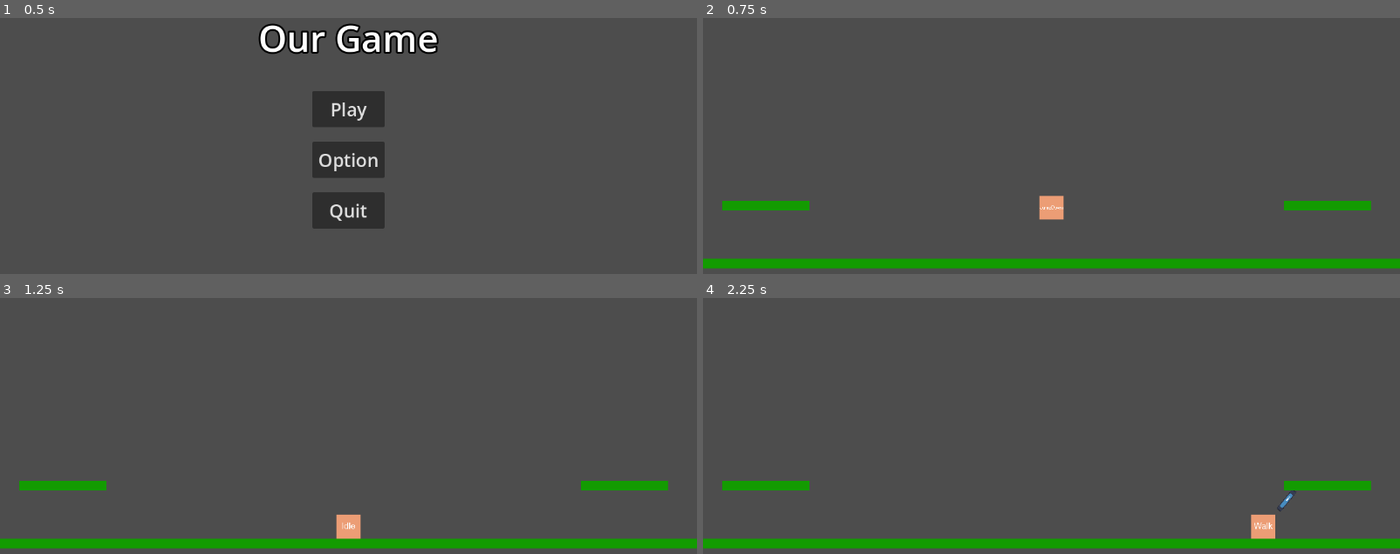
Above: before the commit, frames 1-4 (two rows, left to right).
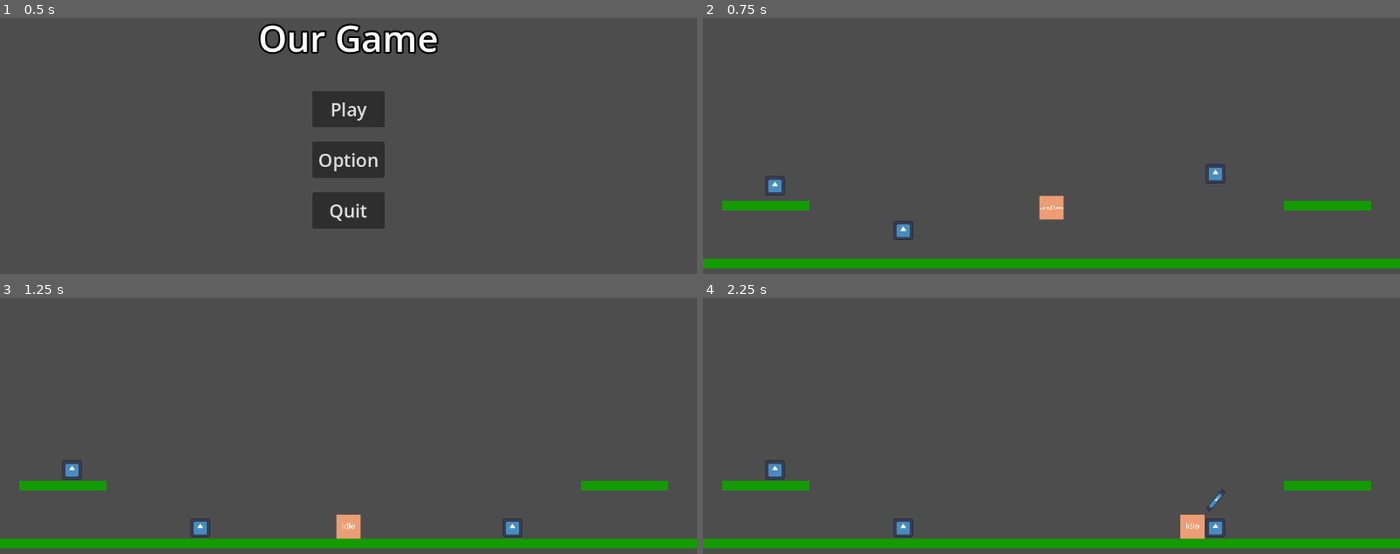
Above: after the commit, the same moments.

Repository: Pix-Hexate/SeniorDesign
Game: Godot game, scene res://Menus/main_menu.tscn
The game is run twice, just before and just after one commit, with the same random seed, the same clock (stepped at 60 frames per second) and the same inputs. The engine's default icon, where the game draws it, is replaced by a stand-in: a white triangle on a blue panel in a dark square.
Inputs:
- Up to frame 1 (0.5 s): no input
- Up to frame 2 (0.75 s): click "Play" at 0.5 s
- Up to frame 3 (1.25 s): no input
- Up to frame 4 (2.25 s): hold V (AbilityFourKey) 1.28-2.03 s; hold Right (RightKey) from 1.28 s (still down); tap Up (UpKey) at 1.52 s; tap Z (AbilityOneKey) at 2.1 s

Frame 1 is identical in both runs. In frame 2, 0.4% of the frame differs, in the area x 8-75%, y 57-87%; in frame 3, 0.4%; in frame 4, 1.2%, in the area x 8-86%, y 63-95%.

Commit message:
Character interactions implemented

Diff:
--- a/senior-design-project/Character/CharacterController.gd
+++ b/senior-design-project/Entities/Character/CharacterController.gd
@@ -129,6 +129,8 @@
 		else:
 			AnimPlayer.play("Idle")
 
+func Got_Hit(Data : AttackData):
+	pass
 
 func BufferTimeout():
 	Buffered_Keys["Action"] = ""
--- a/senior-design-project/Character/CharacterScene.tscn
+++ b/senior-design-project/Entities/Character/CharacterScene.tscn
@@ -1,12 +1,14 @@
-[gd_scene load_steps=21 format=3 uid="uid://c733lubf7hob6"]
+[gd_scene load_steps=24 format=3 uid="uid://c733lubf7hob6"]
 
 [ext_resource type="Texture2D" uid="uid://csvi27tcw3cby" path="res://Resources/1a8f338f04dbdfd00ca5e635bda3efb8.png" id="1_qjvi7"]
-[ext_resource type="Script" path="res://Character/CharacterController.gd" id="1_yuedg"]
+[ext_resource type="Script" path="res://Entities/Character/CharacterController.gd" id="1_yuedg"]
 [ext_resource type="Texture2D" uid="uid://barviako6rc2" path="res://Resources/51f54192b09a96adcef5c88b05291e3a.png" id="2_ry1r5"]
 [ext_resource type="Texture2D" uid="uid://duoc8hk2log74" path="res://Resources/426a4b00b1d7ed2e267075742607eca8.png" id="3_smh2d"]
 [ext_resource type="Texture2D" uid="uid://crtdmtp7cnfx4" path="res://Resources/be147c96e6af5bc6a26cce80fa77897a.png" id="4_kosgy"]
 [ext_resource type="Texture2D" uid="uid://xsuvw8sqeiwt" path="res://Resources/0136d8f41eb50046f29b5b808c2ee87b.png" id="6_ab2pw"]
 [ext_resource type="Texture2D" uid="uid://rmss06pcfjen" path="res://icon.svg" id="7_ifrtx"]
+[ext_resource type="PackedScene" uid="uid://cu77iqu4ph4v5" path="res://Entities/Shared Resources/Hitbox.tscn" id="7_oqpet"]
+[ext_resource type="PackedScene" uid="uid://c1vt3jqxeo5ln" path="res://Entities/Shared Resources/Hurtbox.tscn" id="9_18ojk"]
 
 [sub_resource type="SpriteFrames" id="SpriteFrames_vrm1s"]
 animations = [{
@@ -54,176 +56,8 @@
 [sub_resource type="RectangleShape2D" id="RectangleShape2D_f0dll"]
 size = Vector2(40, 40)
 
-[sub_resource type="Animation" id="Animation_yeifv"]
-resource_name = "Walk"
-length = 0.001
-loop_mode = 1
-tracks/0/type = "value"
-tracks/0/imported = false
-tracks/0/enabled = true
-tracks/0/path = NodePath("AnimatedSprite2D:animation")
-tracks/0/interp = 1
-tracks/0/loop_wrap = true
-tracks/0/keys = {
-"times": PackedFloat32Array(0),
-"transitions": PackedFloat32Array(1),
-"update": 1,
-"values": [&"walk"]
-}
-
-[sub_resource type="Animation" id="Animation_hsad6"]
-resource_name = "JumpDown"
-length = 0.001
-loop_mode = 1
-tracks/0/type = "value"
-tracks/0/imported = false
-tracks/0/enabled = true
-tracks/0/path = NodePath("AnimatedSprite2D:animation")
-tracks/0/interp = 1
-tracks/0/loop_wrap = true
-tracks/0/keys = {
-"times": PackedFloat32Array(0),
-"transitions": PackedFloat32Array(1),
-"update": 1,
-"values": [&"jumpdown"]
-}
-
-[sub_resource type="Animation" id="Animation_8aovu"]
-resource_name = "JumpUp"
-length = 0.001
-loop_mode = 1
-tracks/0/type = "value"
-tracks/0/imported = false
-tracks/0/enabled = true
-tracks/0/path = NodePath("AnimatedSprite2D:animation")
-tracks/0/interp = 1
-tracks/0/loop_wrap = true
-tracks/0/keys = {
-"times": PackedFloat32Array(0),
-"transitions": PackedFloat32Array(1),
-"update": 1,
-"values": [&"jumpup"]
-}
-
-[sub_resource type="Animation" id="Animation_ghd6p"]
-resource_name = "Idle"
-length = 0.001
-loop_mode = 1
-tracks/0/type = "value"
-tracks/0/imported = false
-tracks/0/enabled = true
-tracks/0/path = NodePath("AnimatedSprite2D:animation")
-tracks/0/interp = 1
-tracks/0/loop_wrap = true
-tracks/0/keys = {
-"times": PackedFloat32Array(0),
-"transitions": PackedFloat32Array(1),
-"update": 1,
-"values": [&"idle"]
-}
-
-[sub_resource type="Animation" id="Animation_v1qt8"]
-length = 0.001
-tracks/0/type = "value"
-tracks/0/imported = false
-tracks/0/enabled = true
-tracks/0/path = NodePath("AnimatedSprite2D:animation")
-tracks/0/interp = 1
-tracks/0/loop_wrap = true
-tracks/0/keys = {
-"times": PackedFloat32Array(0),
-"transitions": PackedFloat32Array(1),
-"update": 1,
-"values": [&"walk"]
-}
-tracks/1/type = "value"
-tracks/1/imported = false
-tracks/1/enabled = true
-tracks/1/path = NodePath("Flipper/Sprite2D:position")
-tracks/1/interp = 1
-tracks/1/loop_wrap = true
-tracks/1/keys = {
-"times": PackedFloat32Array(0),
-"transitions": PackedFloat32Array(1),
-"update": 0,
-"values": [Vector2(64, -1)]
-}
-tracks/2/type = "value"
-tracks/2/imported = false
-tracks/2/enabled = true
-tracks/2/path = NodePath("Flipper/Sprite2D:rotation")
-tracks/2/interp = 1
-tracks/2/loop_wrap = true
-tracks/2/keys = {
-"times": PackedFloat32Array(0),
-"transitions": PackedFloat32Array(1),
-"update": 0,
-"values": [1.57079]
-}
-tracks/3/type = "value"
-tracks/3/imported = false
-tracks/3/enabled = true
-tracks/3/path = NodePath("Flipper/Sprite2D:visible")
-tracks/3/interp = 1
-tracks/3/loop_wrap = true
-tracks/3/keys = {
-"times": PackedFloat32Array(0),
-"transitions": PackedFloat32Array(1),
-"update": 1,
-"values": [false]
-}
-tracks/4/type = "value"
-tracks/4/imported = false
-tracks/4/enabled = true
-tracks/4/path = NodePath(".:Playing_Action")
-tracks/4/interp = 1
-tracks/4/loop_wrap = true
-tracks/4/keys = {
-"times": PackedFloat32Array(0),
-"transitions": PackedFloat32Array(1),
-"update": 1,
-"values": [false]
-}
-
-[sub_resource type="Animation" id="Animation_6oe56"]
-resource_name = "AbilityTwo"
-length = 0.3
-tracks/0/type = "value"
-tracks/0/imported = false
-tracks/0/enabled = true
-tracks/0/path = NodePath("Flipper/Sprite2D:visible")
-tracks/0/interp = 1
-tracks/0/loop_wrap = true
-tracks/0/keys = {
-"times": PackedFloat32Array(0, 0.3),
-"transitions": PackedFloat32Array(1, 1),
-"update": 1,
-"values": [true, false]
-}
-tracks/1/type = "value"
-tracks/1/imported = false
-tracks/1/enabled = true
-tracks/1/path = NodePath("Flipper/Sprite2D:position")
-tracks/1/interp = 1
-tracks/1/loop_wrap = true
-tracks/1/keys = {
-"times": PackedFloat32Array(0, 0.2),
-"transitions": PackedFloat32Array(1, 1),
-"update": 0,
-"values": [Vector2(42, -2), Vector2(149, 0)]
-}
-tracks/2/type = "value"
-tracks/2/imported = false
-tracks/2/enabled = true
-tracks/2/path = NodePath(".:Playing_Action")
-tracks/2/interp = 1
-tracks/2/loop_wrap = true
-tracks/2/keys = {
-"times": PackedFloat32Array(0, 0.3),
-"transitions": PackedFloat32Array(1, 1),
-"update": 1,
-"values": [true, false]
-}
+[sub_resource type="RectangleShape2D" id="RectangleShape2D_if6il"]
+size = Vector2(39, 40)
 
 [sub_resource type="Animation" id="Animation_xjhsj"]
 resource_name = "AbilityFour"
@@ -279,9 +113,216 @@
 "update": 1,
 "values": [true, false]
 }
+tracks/4/type = "value"
+tracks/4/imported = false
+tracks/4/enabled = true
+tracks/4/path = NodePath("Flipper/Sprite2D/Hurtbox:monitoring")
+tracks/4/interp = 1
+tracks/4/loop_wrap = true
+tracks/4/keys = {
+"times": PackedFloat32Array(0, 0.2975),
+"transitions": PackedFloat32Array(1, 1),
+"update": 1,
+"values": [true, false]
+}
 
 [sub_resource type="Animation" id="Animation_f0yia"]
 resource_name = "AbilityThree"
+
+[sub_resource type="Animation" id="Animation_6oe56"]
+resource_name = "AbilityTwo"
+length = 0.3
+tracks/0/type = "value"
+tracks/0/imported = false
+tracks/0/enabled = true
+tracks/0/path = NodePath("Flipper/Sprite2D:visible")
+tracks/0/interp = 1
+tracks/0/loop_wrap = true
+tracks/0/keys = {
+"times": PackedFloat32Array(0, 0.3),
+"transitions": PackedFloat32Array(1, 1),
+"update": 1,
+"values": [true, false]
+}
+tracks/1/type = "value"
+tracks/1/imported = false
+tracks/1/enabled = true
+tracks/1/path = NodePath("Flipper/Sprite2D:position")
+tracks/1/interp = 1
+tracks/1/loop_wrap = true
+tracks/1/keys = {
+"times": PackedFloat32Array(0, 0.2),
+"transitions": PackedFloat32Array(1, 1),
+"update": 0,
+"values": [Vector2(42, -2), Vector2(149, 0)]
+}
+tracks/2/type = "value"
+tracks/2/imported = false
+tracks/2/enabled = true
+tracks/2/path = NodePath(".:Playing_Action")
+tracks/2/interp = 1
+tracks/2/loop_wrap = true
+tracks/2/keys = {
+"times": PackedFloat32Array(0, 0.3),
+"transitions": PackedFloat32Array(1, 1),
+"update": 1,
+"values": [true, false]
+}
+tracks/3/type = "value"
+tracks/3/imported = false
+tracks/3/enabled = true
+tracks/3/path = NodePath("Flipper/Sprite2D/Hurtbox:monitoring")
+tracks/3/interp = 1
+tracks/3/loop_wrap = true
+tracks/3/keys = {
+"times": PackedFloat32Array(0, 0.3),
+"transitions": PackedFloat32Array(1, 1),
+"update": 1,
+"values": [true, false]
+}
+
+[sub_resource type="Animation" id="Animation_ghd6p"]
+resource_name = "Idle"
+length = 0.001
+loop_mode = 1
+tracks/0/type = "value"
+tracks/0/imported = false
+tracks/0/enabled = true
+tracks/0/path = NodePath("AnimatedSprite2D:animation")
+tracks/0/interp = 1
+tracks/0/loop_wrap = true
+tracks/0/keys = {
+"times": PackedFloat32Array(0),
+"transitions": PackedFloat32Array(1),
+"update": 1,
+"values": [&"idle"]
+}
+
+[sub_resource type="Animation" id="Animation_hsad6"]
+resource_name = "JumpDown"
+length = 0.001
+loop_mode = 1
+tracks/0/type = "value"
+tracks/0/imported = false
+tracks/0/enabled = true
+tracks/0/path = NodePath("AnimatedSprite2D:animation")
+tracks/0/interp = 1
+tracks/0/loop_wrap = true
+tracks/0/keys = {
+"times": PackedFloat32Array(0),
+"transitions": PackedFloat32Array(1),
+"update": 1,
+"values": [&"jumpdown"]
+}
+
+[sub_resource type="Animation" id="Animation_8aovu"]
+resource_name = "JumpUp"
+length = 0.001
+loop_mode = 1
+tracks/0/type = "value"
+tracks/0/imported = false
+tracks/0/enabled = true
+tracks/0/path = NodePath("AnimatedSprite2D:animation")
+tracks/0/interp = 1
+tracks/0/loop_wrap = true
+tracks/0/keys = {
+"times": PackedFloat32Array(0),
+"transitions": PackedFloat32Array(1),
+"update": 1,
+"values": [&"jumpup"]
+}
+
+[sub_resource type="Animation" id="Animation_v1qt8"]
+length = 0.001
+tracks/0/type = "value"
+tracks/0/imported = false
+tracks/0/enabled = true
+tracks/0/path = NodePath("AnimatedSprite2D:animation")
+tracks/0/interp = 1
+tracks/0/loop_wrap = true
+tracks/0/keys = {
+"times": PackedFloat32Array(0),
+"transitions": PackedFloat32Array(1),
+"update": 1,
+"values": [&"walk"]
+}
+tracks/1/type = "value"
+tracks/1/imported = false
+tracks/1/enabled = true
+tracks/1/path = NodePath("Flipper/Sprite2D:position")
+tracks/1/interp = 1
+tracks/1/loop_wrap = true
+tracks/1/keys = {
+"times": PackedFloat32Array(0),
+"transitions": PackedFloat32Array(1),
+"update": 0,
+"values": [Vector2(64, -1)]
+}
+tracks/2/type = "value"
+tracks/2/imported = false
+tracks/2/enabled = true
+tracks/2/path = NodePath("Flipper/Sprite2D:rotation")
+tracks/2/interp = 1
+tracks/2/loop_wrap = true
+tracks/2/keys = {
+"times": PackedFloat32Array(0),
+"transitions": PackedFloat32Array(1),
+"update": 0,
+"values": [1.57079]
+}
+tracks/3/type = "value"
+tracks/3/imported = false
+tracks/3/enabled = true
+tracks/3/path = NodePath("Flipper/Sprite2D:visible")
+tracks/3/interp = 1
+tracks/3/loop_wrap = true
+tracks/3/keys = {
+"times": PackedFloat32Array(0),
+"transitions": PackedFloat32Array(1),
+"update": 1,
+"values": [false]
+}
+tracks/4/type = "value"
+tracks/4/imported = false
+tracks/4/enabled = true
+tracks/4/path = NodePath(".:Playing_Action")
+tracks/4/interp = 1
+tracks/4/loop_wrap = true
+tracks/4/keys = {
+"times": PackedFloat32Array(0),
+"transitions": PackedFloat32Array(1),
+"update": 1,
+"values": [false]
+}
+tracks/5/type = "value"
+tracks/5/imported = false
+tracks/5/enabled = true
+tracks/5/path = NodePath("Flipper/Sprite2D/Hurtbox:monitoring")
+tracks/5/interp = 1
+tracks/5/loop_wrap = true
+tracks/5/keys = {
+"times": PackedFloat32Array(0),
+"transitions": PackedFloat32Array(1),
+"update": 1,
+"values": [false]
+}
+
+[sub_resource type="Animation" id="Animation_yeifv"]
+resource_name = "Walk"
+length = 0.001
+loop_mode = 1
+tracks/0/type = "value"
+tracks/0/imported = false
+tracks/0/enabled = true
+tracks/0/path = NodePath("AnimatedSprite2D:animation")
+tracks/0/interp = 1
+tracks/0/loop_wrap = true
+tracks/0/keys = {
+"times": PackedFloat32Array(0),
+"transitions": PackedFloat32Array(1),
+"update": 1,
+"values": [&"walk"]
+}
 
 [sub_resource type="AnimationLibrary" id="AnimationLibrary_xxl1o"]
 _data = {
@@ -308,9 +349,15 @@
 sprite_frames = SubResource("SpriteFrames_vrm1s")
 animation = &"walk"
 
-[node name="CollisionShape2D" type="CollisionShape2D" parent="."]
+[node name="Collision (Terrain)" type="CollisionShape2D" parent="."]
 visible = false
 shape = SubResource("RectangleShape2D_f0dll")
+
+[node name="Hitbox" parent="." instance=ExtResource("7_oqpet")]
+
+[node name="CollisionShape2D" type="CollisionShape2D" parent="Hitbox"]
+position = Vector2(-0.5, 0)
+shape = SubResource("RectangleShape2D_if6il")
 
 [node name="AnimationPlayer" type="AnimationPlayer" parent="."]
 libraries = {
@@ -329,12 +376,12 @@
 scale = Vector2(0.0703125, 0.328125)
 texture = ExtResource("7_ifrtx")
 
-[node name="Hitbox" type="Area2D" parent="Flipper/Sprite2D"]
-position = Vector2(5.43594e-05, 15.2381)
+[node name="Hurtbox" parent="Flipper/Sprite2D" instance=ExtResource("9_18ojk")]
+monitoring = false
+
+[node name="CollisionShape2D" type="CollisionShape2D" parent="Flipper/Sprite2D/Hurtbox"]
+position = Vector2(-1.90735e-06, 1.64102)
 scale = Vector2(14.2222, 3.04762)
-
-[node name="CollisionShape2D" type="CollisionShape2D" parent="Flipper/Sprite2D/Hitbox"]
-position = Vector2(-3.88175e-06, -4.46154)
 shape = SubResource("CapsuleShape2D_sb3t2")
 metadata/_edit_lock_ = true
 
--- /dev/null
+++ b/senior-design-project/Entities/Enemy/Base/EnemyBase.tscn
@@ -0,0 +1,40 @@
+[gd_scene load_steps=6 format=3 uid="uid://csdab3usnnwcj"]
+
+[ext_resource type="Script" path="res://Entities/Enemy/Base/enemy_base.gd" id="1_jnrfc"]
+[ext_resource type="Texture2D" uid="uid://rmss06pcfjen" path="res://icon.svg" id="2_gfdlk"]
+[ext_resource type="PackedScene" uid="uid://cu77iqu4ph4v5" path="res://Entities/Shared Resources/Hitbox.tscn" id="2_ltybd"]
+
+[sub_resource type="RectangleShape2D" id="RectangleShape2D_n82wc"]
+size = Vector2(32, 32)
+
+[sub_resource type="CircleShape2D" id="CircleShape2D_vyya2"]
+radius = 18.0278
+
+[node name="EnemyBase" type="CharacterBody2D"]
+script = ExtResource("1_jnrfc")
+
+[node name="Sprite2D" type="Sprite2D" parent="."]
+scale = Vector2(0.25, 0.25)
+texture = ExtResource("2_gfdlk")
+
+[node name="Hitbox" parent="." instance=ExtResource("2_ltybd")]
+
+[node name="CollisionShape2D" type="CollisionShape2D" parent="Hitbox"]
+shape = SubResource("RectangleShape2D_n82wc")
+
+[node name="CollisionShape2D" type="CollisionShape2D" parent="."]
+visible = false
+shape = SubResource("CircleShape2D_vyya2")
+
+[node name="Delete this - testing only" type="Label" parent="."]
+visible = false
+offset_left = -10.0
+offset_top = -49.0
+offset_right = 30.0
+offset_bottom = -26.0
+text = "ow"
+
+[node name="Timer" type="Timer" parent="Delete this - testing only"]
+wait_time = 0.5
+
+[connection signal="timeout" from="Delete this - testing only/Timer" to="." method="delete_this_testing_only"]
--- /dev/null
+++ b/senior-design-project/Entities/Enemy/Base/enemy_base.gd
@@ -0,0 +1,23 @@
+extends CharacterBody2D
+
+
+const SPEED = 300.0
+const JUMP_VELOCITY = -400.0
+
+
+func _AI():
+	pass
+
+func _physics_process(delta):
+	if not is_on_floor():
+		velocity += get_gravity() * delta
+	move_and_slide()
+
+
+func Got_Hit(Data : AttackData):
+	print("i got hit")
+	$"Delete this - testing only".visible = true
+	$"Delete this - testing only/Timer".start()
+
+func delete_this_testing_only():
+	$"Delete this - testing only".visible = false
--- /dev/null
+++ b/senior-design-project/Entities/Shared Resources/AttackData.gd
@@ -0,0 +1,4 @@
+class_name AttackData extends Node
+
+var Damage = 0
+var Knockback = 0
--- /dev/null
+++ b/senior-design-project/Entities/Shared Resources/Hitbox.gd
@@ -0,0 +1,5 @@
+class_name Hitbox extends Area2D
+
+
+func Got_Hit(Data : AttackData):
+	get_parent().Got_Hit(Data)
--- /dev/null
+++ b/senior-design-project/Entities/Shared Resources/Hitbox.tscn
@@ -0,0 +1,8 @@
+[gd_scene load_steps=2 format=3 uid="uid://cu77iqu4ph4v5"]
+
+[ext_resource type="Script" path="res://Entities/Shared Resources/Hitbox.gd" id="1_7i8ih"]
+
+[node name="Hitbox" type="Area2D"]
+script = ExtResource("1_7i8ih")
+
+[connection signal="area_entered" from="." to="." method="_on_area_entered"]
--- /dev/null
+++ b/senior-design-project/Entities/Shared Resources/Hurtbox.gd
@@ -0,0 +1,7 @@
+class_name Hurtbox extends Area2D
+
+var StoredAttackData : AttackData = null
+
+func _on_area_entered(area):
+	if area is Hitbox:
+		area.Got_Hit(StoredAttackData)
--- /dev/null
+++ b/senior-design-project/Entities/Shared Resources/Hurtbox.tscn
@@ -0,0 +1,8 @@
+[gd_scene load_steps=2 format=3 uid="uid://c1vt3jqxeo5ln"]
+
+[ext_resource type="Script" path="res://Entities/Shared Resources/Hurtbox.gd" id="1_xjfl3"]
+
+[node name="Hurtbox" type="Area2D"]
+script = ExtResource("1_xjfl3")
+
+[connection signal="area_entered" from="." to="." method="_on_area_entered"]
--- a/senior-design-project/Maps/TestMap.tscn
+++ b/senior-design-project/Maps/TestMap.tscn
@@ -1,7 +1,8 @@
-[gd_scene load_steps=5 format=4 uid="uid://c740ul0beilqq"]
+[gd_scene load_steps=6 format=4 uid="uid://c740ul0beilqq"]
 
-[ext_resource type="PackedScene" uid="uid://c733lubf7hob6" path="res://Character/CharacterScene.tscn" id="1_kloo0"]
+[ext_resource type="PackedScene" uid="uid://c733lubf7hob6" path="res://Entities/Character/CharacterScene.tscn" id="1_kloo0"]
 [ext_resource type="Texture2D" uid="uid://clbc4sq7aq0p6" path="res://Resources/Block.png" id="2_hcnkr"]
+[ext_resource type="PackedScene" uid="uid://csdab3usnnwcj" path="res://Entities/Enemy/Base/EnemyBase.tscn" id="3_6k0ui"]
 
 [sub_resource type="TileSetAtlasSource" id="TileSetAtlasSource_1r4cy"]
 texture = ExtResource("2_hcnkr")
@@ -69,3 +70,12 @@
 [node name="TileMapLayer" type="TileMapLayer" parent="."]
 tile_map_data = PackedByteArray("AADZ/wsAAAACAAAAAADa/wsAAAACAAAAAADb/wsAAAACAAAAAADc/wsAAAACAAAAAADd/wsAAAACAAAAAADe/w …(1520 unchanged characters)…
 tile_set = SubResource("TileSet_bjvq2")
+
+[node name="EnemyBase" parent="." instance=ExtResource("3_6k0ui")]
+position = Vector2(271, 23)
+
+[node name="EnemyBase2" parent="." instance=ExtResource("3_6k0ui")]
+position = Vector2(-457, 43)
+
+[node name="EnemyBase3" parent="." instance=ExtResource("3_6k0ui")]
+position = Vector2(-245, 117)
--- a/senior-design-project/project.godot
+++ b/senior-design-project/project.godot
@@ -17,7 +17,7 @@
 
 [editor_plugins]
 
-enabled=PackedStringArray("res://addons/imjp94.yafsm/plugin.cfg")
+enabled=PackedStringArray()
 
 [input]
 
